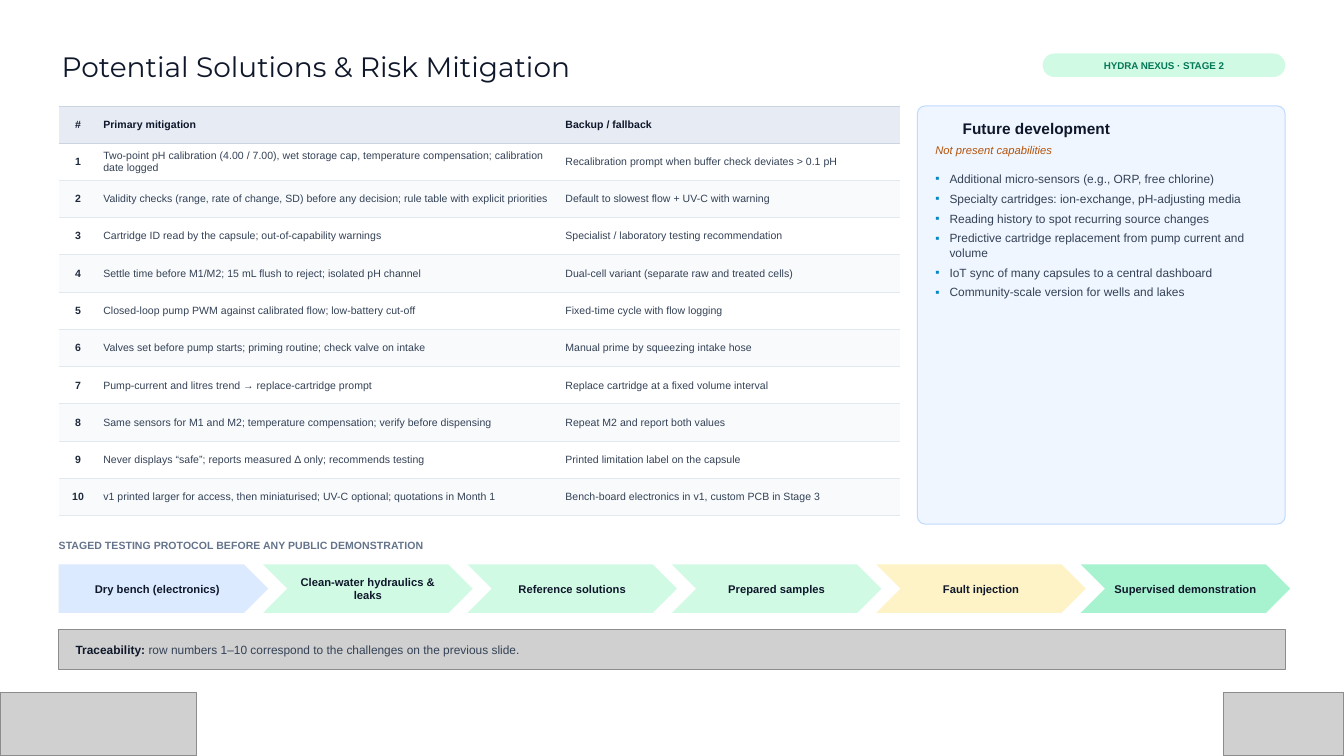
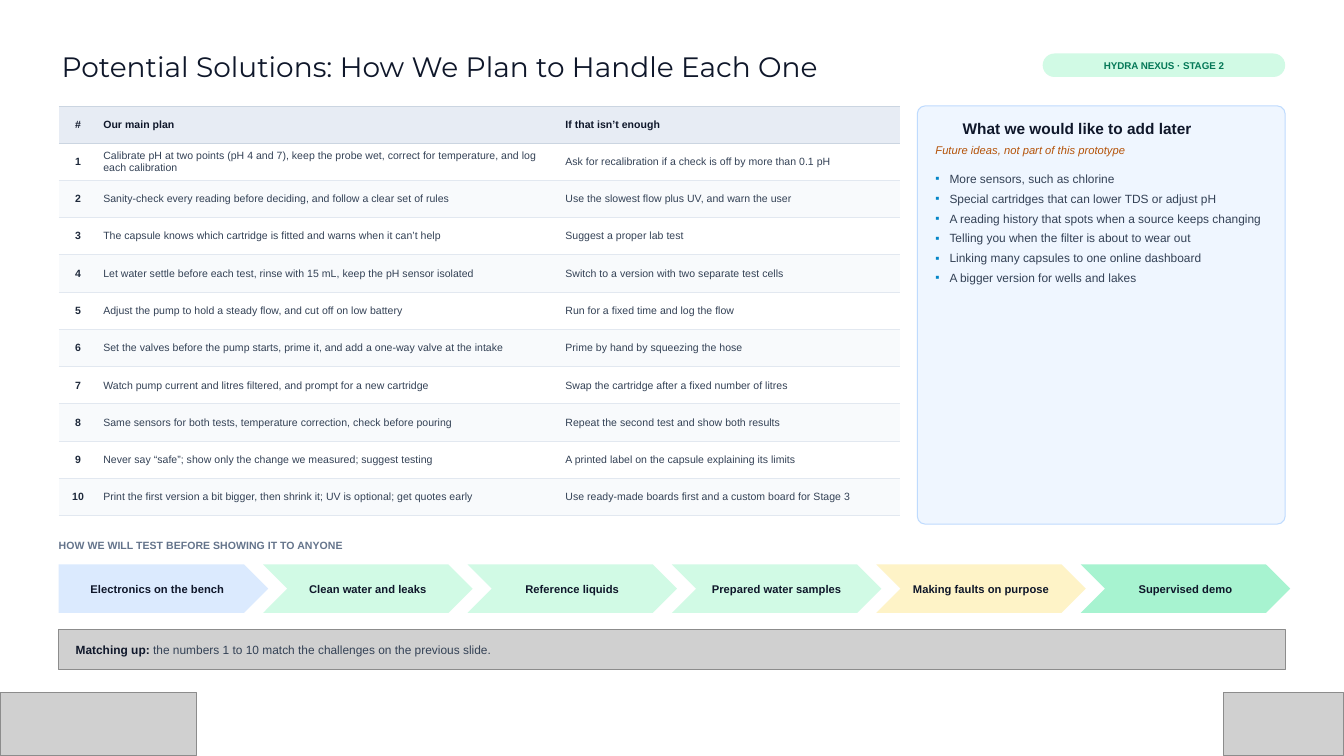
Before and after one commit to Abishekkishore-byte/hydra-nexus, a slide deck: slide 17 of docs/Hydra_Nexus_Vishwakarma_Stage2_Submission.pptx. Drawn at 1344x756 pixels with LibreOffice and Linux fonts; fonts in the diff are those of the drawing; grey boxes stand for pictures; background and template pictures are left out. Boxes give left, top, right and bottom in pixels: in the first picture for what was removed or moved away, otherwise in the second. Text is boxed around its words. In the diff, an @@ line names an element or a change of style, - is before the commit and + after.

```diff
--- a/docs/Hydra_Nexus_Vishwakarma_Stage2_Submission.pptx
+++ b/docs/Hydra_Nexus_Vishwakarma_Stage2_Submission.pptx
@@ title at <box>62,56,817,77</box>: text changed @@
-Potential Solutions & Risk Mitigation
+Potential Solutions: How We Plan to Handle Each One
@@ table at <box>58,106,899,516</box> @@
-row 1, column 2: Primary mitigation
+row 1, column 2: Our main plan
-row 1, column 3: Backup / fallback
+row 1, column 3: If that isn’t enough
-row 2, column 2: Two-point pH calibration (4.00 / 7.00), wet storage cap, temperature compensation; calibration date logged
+row 2, column 2: Calibrate pH at two points (pH 4 and 7), keep the probe wet, correct for temperature, and log each calibration
-row 2, column 3: Recalibration prompt when buffer check deviates > 0.1 pH
+row 2, column 3: Ask for recalibration if a check is off by more than 0.1 pH
-row 3, column 2: Validity checks (range, rate of change, SD) before any decision; rule table with explicit priorities
+row 3, column 2: Sanity-check every reading before deciding, and follow a clear set of rules
-row 3, column 3: Default to slowest flow + UV-C with warning
+row 3, column 3: Use the slowest flow plus UV, and warn the user
-row 4, column 2: Cartridge ID read by the capsule; out-of-capability warnings
+row 4, column 2: The capsule knows which cartridge is fitted and warns when it can’t help
-row 4, column 3: Specialist / laboratory testing recommendation
+row 4, column 3: Suggest a proper lab test
-row 5, column 2: Settle time before M1/M2; 15 mL flush to reject; isolated pH channel
+row 5, column 2: Let water settle before each test, rinse with 15 mL, keep the pH sensor isolated
-row 5, column 3: Dual-cell variant (separate raw and treated cells)
+row 5, column 3: Switch to a version with two separate test cells
-row 6, column 2: Closed-loop pump PWM against calibrated flow; low-battery cut-off
+row 6, column 2: Adjust the pump to hold a steady flow, and cut off on low battery
-row 6, column 3: Fixed-time cycle with flow logging
+row 6, column 3: Run for a fixed time and log the flow
-row 7, column 2: Valves set before pump starts; priming routine; check valve on intake
+row 7, column 2: Set the valves before the pump starts, prime it, and add a one-way valve at the intake
-row 7, column 3: Manual prime by squeezing intake hose
+row 7, column 3: Prime by hand by squeezing the hose
-row 8, column 2: Pump-current and litres trend → replace-cartridge prompt
+row 8, column 2: Watch pump current and litres filtered, and prompt for a new cartridge
-row 8, column 3: Replace cartridge at a fixed volume interval
+row 8, column 3: Swap the cartridge after a fixed number of litres
-row 9, column 2: Same sensors for M1 and M2; temperature compensation; verify before dispensing
+row 9, column 2: Same sensors for both tests, temperature correction, check before pouring
-row 9, column 3: Repeat M2 and report both values
+row 9, column 3: Repeat the second test and show both results
-row 10, column 2: Never displays “safe”; reports measured Δ only; recommends testing
+row 10, column 2: Never say “safe”; show only the change we measured; suggest testing
-row 10, column 3: Printed limitation label on the capsule
+row 10, column 3: A printed label on the capsule explaining its limits
-row 11, column 2: v1 printed larger for access, then miniaturised; UV-C optional; quotations in Month 1
+row 11, column 2: Print the first version a bit bigger, then shrink it; UV is optional; get quotes early
-row 11, column 3: Bench-board electronics in v1, custom PCB in Stage 3
+row 11, column 3: Use ready-made boards first and a custom board for Stage 3
@@ text at <box>935,146,1125,156</box>: text changed @@
-Not present capabilities
+Future ideas, not part of this prototype
@@ text at <box>963,123,1192,134</box>: text changed @@
-Future development
+What we would like to add later
@@ text at <box>950,174,1260,285</box>: text changed @@
-▪ Additional micro-sensors (e.g., ORP, free chlorine)
-▪ Specialty cartridges: ion-exchange, pH-adjusting media
-▪ Reading history to spot recurring source changes
-▪ Predictive cartridge replacement from pump current and volume
-▪ IoT sync of many capsules to a central dashboard
-▪ Community-scale version for wells and lakes
+▪ More sensors, such as chlorine
+▪ Special cartridges that can lower TDS or adjust pH
+▪ A reading history that spots when a source keeps changing
+▪ Telling you when the filter is about to wear out
+▪ Linking many capsules to one online dashboard
+▪ A bigger version for wells and lakes
@@ text at <box>59,541,342,549</box>: text changed @@
-STAGED TESTING PROTOCOL BEFORE ANY PUBLIC DEMONSTRATION
+HOW WE WILL TEST BEFORE SHOWING IT TO ANYONE
@@ text in pentagon arrow at <box>90,585,224,593</box>: text changed @@
-Dry bench (electronics)
+Electronics on the bench
@@ text in chevron at <box>309,585,426,593</box>: text changed @@
-Clean-water hydraulics & leaks
+Clean water and leaks
@@ text in chevron at <box>525,585,619,595</box>: text changed @@
-Reference solutions
+Reference liquids
@@ text in chevron at <box>712,585,841,595</box>: text changed @@
-Prepared samples
+Prepared water samples
@@ text in chevron at <box>913,585,1049,595</box>: text changed @@
-Fault injection
+Making faults on purpose
@@ text in chevron at <box>1139,585,1232,595</box>: text changed @@
-Supervised demonstration
+Supervised demo
@@ text at <box>76,645,491,657</box>: text changed @@
-Traceability: row numbers 1–10 correspond to the challenges on the previous slide.
+Matching up: the numbers 1 to 10 match the challenges on the previous slide.
```
Also in this commit, not shown: 18 other slides changed, 1 other file.
